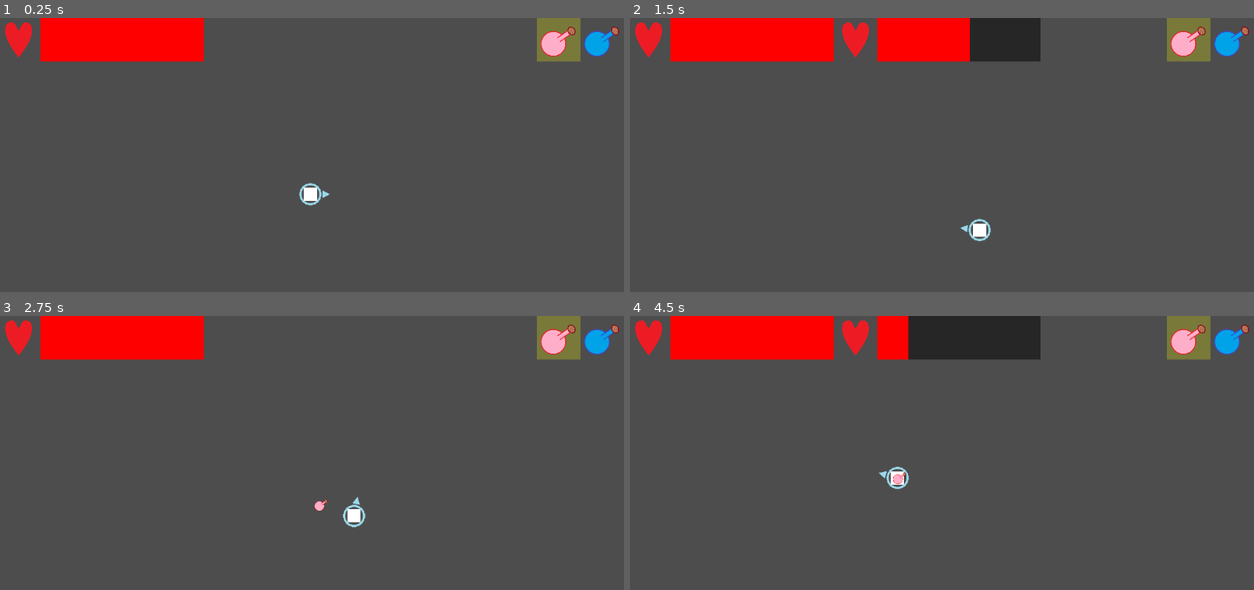
Above: before the commit, frames 1-4 (two rows, left to right).
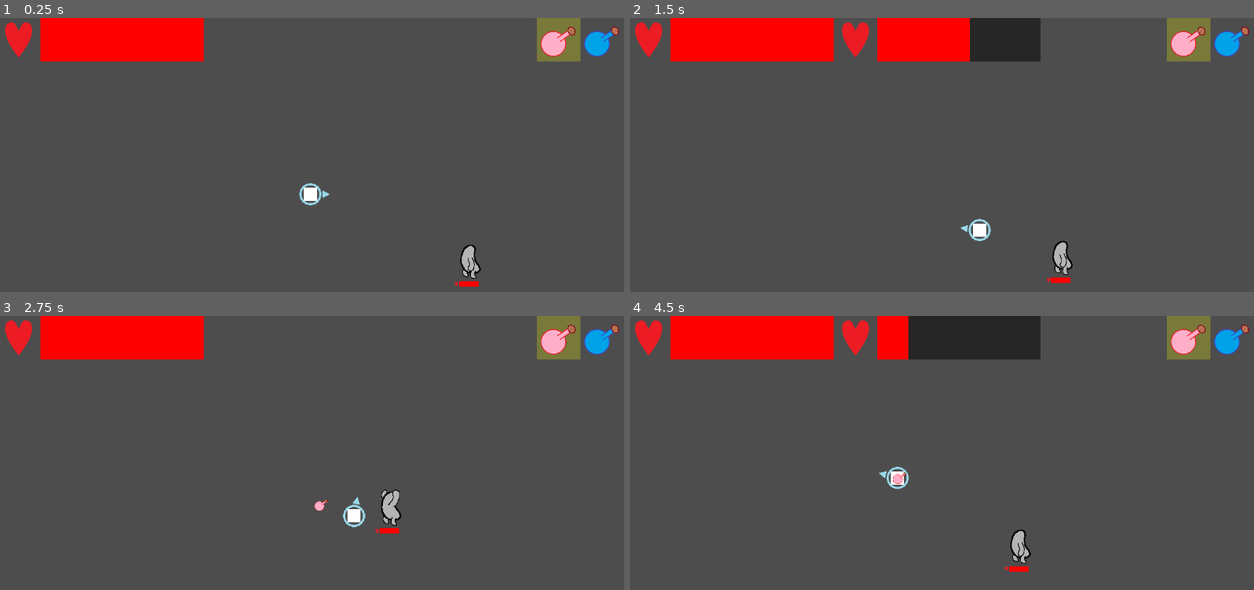
Above: after the commit, the same moments.

Repository: K-O-META/alchemy-prot-2
Game: Godot game, scene res://Stages/Arena 0/arena_0.tscn
The game is run twice, just before and just after one commit, with the same random seed, the same clock (stepped at 60 frames per second) and the same inputs.
Inputs (mouse positions are in pixels of both pictures, inside the frame that each line leads up to):
- Up to frame 1 (0.25 s): no input
- Up to frame 2 (1.5 s): move the mouse to (1079, 176) at 0.52 s; hold D (move_right) 0.53-1.28 s; tap Space (dash) at 0.6, 1.35 s; move the mouse to (817, 212) at 1.27 s; hold S (move_down) from 1.28 s (still down)
- Up to frame 3 (2.75 s): move the mouse to (374, 414) at 2.02 s; release S (move_down) at 2.03 s; hold D (move_right) from 2.03 s (still down); click (374, 414) at 2.1 s; tap Space (dash) at 2.3 s
- Up to frame 4 (4.5 s): move the mouse to (910, 562) at 2.77 s; release D (move_right) at 2.78 s; hold W (move_up) 2.78-3.53 s; tap Space (dash) at 2.85, 3.6 s; move the mouse to (1129, 546) at 3.52 s; hold A (move_left) from 3.53 s (still down); move the mouse to (754, 439) at 4.27 s; click (754, 439) at 4.35 s

The runs differ from the first frame. In frame 1, 0.3% of the frame differs, in the area x 72-78%, y 82-99%; in frame 2, 0.3%; in frame 3, 0.4%, in the area x 60-65%, y 63-80%; in frame 4, 0.4%.

Commit message:
Add State Machine for Golem

Diff:
--- /dev/null
+++ b/Entities/Components/AttackComponent/attack_component.tscn
@@ -0,0 +1,3 @@
+[gd_scene format=3 uid="uid://8fralk05u1st"]
+
+[node name="AttackComponent" type="Node2D"]
--- a/Entities/Components/BarsComponent/bars_component.gd
+++ b/Entities/Components/BarsComponent/bars_component.gd
@@ -1,20 +1,27 @@
 class_name BarsComponent extends Control
 
 @onready var vbox_container: VBoxContainer = $VBoxContainer
-@onready var health_bar := load("res://Entities/Components/BarsComponent/health_bar.tscn")
-@onready var dash_bar := load("res://Entities/Components/BarsComponent/dash_bar.tscn")
+@onready var health_bar_scene := load("res://Entities/Components/BarsComponent/health_bar.tscn")
+@onready var dash_bar_scene := load("res://Entities/Components/BarsComponent/dash_bar.tscn")
 
-"""func add_bar(bar_type: Enums.BARS) -> void:
+var health_bar: Control
+
+func _ready() -> void:
+	if get_parent() is not Player:
+		health_bar = add_bar(Enums.Bars.HEALTH)
+
+func add_bar(bar_type: Enums.Bars) -> Control:
 	var new_bar
 	match bar_type:
-		Enums.BARS.HEALTH:
-			new_bar = health_bar.instantiate()
-		Enums.BARS.DASH:
-			new_bar = dash_bar.instantiate()
+		Enums.Bars.HEALTH:
+			new_bar = health_bar_scene.instantiate()
+		Enums.Bars.DASH:
+			new_bar = dash_bar_scene.instantiate()
 		_:
 			print("ERROR: WRONG BAR_TYPE")
 			return
-	vbox_container.add_child(new_bar)"""
+	vbox_container.add_child(new_bar)
+	return new_bar
 
 func remove_bar() -> void:
 	pass
--- a/Entities/Components/BarsComponent/bars_component.tscn
+++ b/Entities/Components/BarsComponent/bars_component.tscn
@@ -1,6 +1,5 @@
-[gd_scene load_steps=3 format=3 uid="uid://d37ljmm4j7bp7"]
+[gd_scene load_steps=2 format=3 uid="uid://d37ljmm4j7bp7"]
 
-[ext_resource type="PackedScene" uid="uid://cmbdnseeinh4o" path="res://Entities/Components/BarsComponent/health_bar.tscn" id="1_6ah1g"]
 [ext_resource type="Script" uid="uid://csdunxghjvbta" path="res://Entities/Components/BarsComponent/bars_component.gd" id="1_fs3ln"]
 
 [node name="BarsComponent" type="Control"]
@@ -15,10 +14,7 @@
 anchor_left = 0.5
 anchor_right = 0.5
 offset_left = -38.0
-offset_top = 40.0
+offset_top = 60.0
 offset_right = 38.0
-offset_bottom = 56.0
+offset_bottom = 76.0
 grow_horizontal = 2
-
-[node name="HealthBar" parent="VBoxContainer" instance=ExtResource("1_6ah1g")]
-layout_mode = 2
--- a/Entities/Components/Health Component/health_component.gd
+++ b/Entities/Components/Health Component/health_component.gd
@@ -1,13 +1,18 @@
 class_name HealthComponent extends Node2D
 
 @export var max_health: int = 100
-var current_health: int = 100
-@export var health_bar: Control
+var current_health: int
+var health_bar: Control
+@export var bars_component: BarsComponent
 
 func _ready() -> void:
-	var parent = get_parent()
-	if parent is Player:
-		health_bar = parent.health_bar
+	if get_parent() is Player:
+		health_bar = get_parent().health_bar
+	else:
+		health_bar = bars_component.health_bar
+
+	current_health = max_health
+	health_bar.init(max_health, current_health)
 
 func take_damage(essence: Enums.Essences, amount: int) -> void:
 	if has_node("ReactionComponent"):
--- /dev/null
+++ b/Entities/Components/InventoryComponent/inventory_component.tscn
@@ -0,0 +1,3 @@
+[gd_scene format=3 uid="uid://de65c1cmld2w6"]
+
+[node name="InventoryComponent" type="Node2D"]
--- /dev/null
+++ b/Entities/Enemies/Golem/StateMachine/attacking_state.gd
@@ -0,0 +1,16 @@
+extends GolemState
+class_name AttackingState
+
+var attack_timer := 0.5
+
+func enter():
+	golem.texture_rect.texture = golem.textures_array[2]
+	attack_timer = 0.5
+
+func update(delta):
+	attack_timer -= delta
+	if attack_timer <= 0:
+		get_parent().change_state(get_parent().moving_state)
+
+func exit():
+	pass
--- /dev/null
+++ b/Entities/Enemies/Golem/StateMachine/golem_state.gd
@@ -0,0 +1,13 @@
+extends Node2D
+class_name GolemState
+
+var golem: GolemTemplate
+
+func enter():
+	pass
+
+func update(_delta: float):
+	pass
+
+func exit():
+	pass
--- /dev/null
+++ b/Entities/Enemies/Golem/StateMachine/golem_state_machine.gd
@@ -0,0 +1,25 @@
+extends Node2D
+
+class_name GolemStateMachine
+
+var current_state: GolemState
+@onready var moving_state = $MovingState
+@onready var preparing_state = $PreparingState
+@onready var attacking_state = $AttackingState
+@onready var golem: GolemTemplate
+
+func _process(delta) -> void:
+	if current_state:
+		current_state.update(delta)
+
+func change_state(new_state: GolemState) -> void:
+	if current_state:
+		current_state.exit()
+	current_state = new_state
+	current_state.enter()
+
+func init(golem_t: GolemTemplate) -> void:
+	golem = golem_t
+	for state in get_children():
+		state.golem = golem
+	change_state(moving_state)
--- /dev/null
+++ b/Entities/Enemies/Golem/StateMachine/golem_state_machine.tscn
@@ -0,0 +1,18 @@
+[gd_scene load_steps=5 format=3 uid="uid://b8w1jtfldeiqj"]
+
+[ext_resource type="Script" uid="uid://btdkvv8taelxh" path="res://Entities/Enemies/Golem/StateMachine/moving_state.gd" id="1_hbwoo"]
+[ext_resource type="Script" uid="uid://cw8lhu0mweoul" path="res://Entities/Enemies/Golem/StateMachine/golem_state_machine.gd" id="1_opfrx"]
+[ext_resource type="Script" uid="uid://ddxgc6ljbchqc" path="res://Entities/Enemies/Golem/StateMachine/preparing_state.gd" id="2_opfrx"]
+[ext_resource type="Script" uid="uid://cb0vs6go3se01" path="res://Entities/Enemies/Golem/StateMachine/attacking_state.gd" id="3_7gc5o"]
+
+[node name="GolemStateMachine" type="Node2D"]
+script = ExtResource("1_opfrx")
+
+[node name="MovingState" type="Node2D" parent="."]
+script = ExtResource("1_hbwoo")
+
+[node name="PreparingState" type="Node2D" parent="."]
+script = ExtResource("2_opfrx")
+
+[node name="AttackingState" type="Node2D" parent="."]
+script = ExtResource("3_7gc5o")
--- /dev/null
+++ b/Entities/Enemies/Golem/StateMachine/moving_state.gd
@@ -0,0 +1,20 @@
+extends GolemState
+class_name MovingState
+
+var move_timer := 0.0
+
+func enter():
+	golem.texture_rect.texture = golem.textures_array[0]
+	move_timer = 2.0
+
+func update(delta):
+	var angle = randf_range(0.0, TAU)
+	var random_variation = Vector2(cos(angle), sin(angle)) * randi_range(0, 100)
+	golem.position += random_variation * delta
+
+	move_timer -= delta
+	if move_timer <= 0:
+		get_parent().change_state(get_parent().preparing_state)
+
+func exit():
+	pass
--- /dev/null
+++ b/Entities/Enemies/Golem/StateMachine/preparing_state.gd
@@ -0,0 +1,16 @@
+extends GolemState
+class_name PreparingState
+
+var prep_timer := 1.0
+
+func enter():
+	golem.texture_rect.texture = golem.textures_array[1]
+	prep_timer = 1.0
+
+func update(delta):
+	prep_timer -= delta
+	if prep_timer <= 0:
+		get_parent().change_state(get_parent().attacking_state)
+
+func exit():
+	pass
--- /dev/null
+++ b/Entities/Enemies/Golem/golem_template.gd
@@ -0,0 +1,21 @@
+class_name GolemTemplate extends CharacterBody2D
+
+# STATE MACHINE
+@onready var state_machine = $GolemStateMachine
+@onready var texture_rect: TextureRect = $TextureRect
+@onready var textures_array: Array[Texture2D] = [
+	load("res://Entities/Enemies/Golem/golem_grey_moving.png"),
+	load("res://Entities/Enemies/Golem/golem_grey_preparing.png"),
+	load("res://Entities/Enemies/Golem/golem_grey_attacking.png")]
+
+@onready var health_component: Node2D = $HealthComponent
+
+func _ready():
+	state_machine.init(self)
+
+# TAKING DAMAGE
+func take_damage(essence: Enums.Essences, damage: int) -> void:
+	# Placeholder for damage logic
+	if health_component:
+		health_component.take_damage(essence, damage)
+		print(health_component.max_health, health_component.current_health)
--- /dev/null
+++ b/Entities/Enemies/Golem/golem_template.tscn
@@ -0,0 +1,50 @@
+[gd_scene load_steps=10 format=3 uid="uid://c5w7crlrxmapn"]
+
+[ext_resource type="Texture2D" uid="uid://cy7xcb7ql5oxo" path="res://Entities/Enemies/Golem/golem_grey_moving.png" id="1_e8hd8"]
+[ext_resource type="Script" uid="uid://dxkxx3n0pjb6p" path="res://Entities/Enemies/Golem/golem_template.gd" id="1_k5nlr"]
+[ext_resource type="PackedScene" uid="uid://d37ljmm4j7bp7" path="res://Entities/Components/BarsComponent/bars_component.tscn" id="1_sdkkf"]
+[ext_resource type="PackedScene" uid="uid://ckx3075i88n3p" path="res://Entities/Components/Health Component/health_component.tscn" id="2_i8ld4"]
+[ext_resource type="PackedScene" uid="uid://de65c1cmld2w6" path="res://Entities/Components/InventoryComponent/inventory_component.tscn" id="3_a5b28"]
+[ext_resource type="PackedScene" uid="uid://b8w1jtfldeiqj" path="res://Entities/Enemies/Golem/StateMachine/golem_state_machine.tscn" id="4_dq6tl"]
+[ext_resource type="PackedScene" uid="uid://8fralk05u1st" path="res://Entities/Components/AttackComponent/attack_component.tscn" id="5_m2eg3"]
+[ext_resource type="PackedScene" uid="uid://cn1v1yga5oq8u" path="res://Entities/Components/ReactionComponent/reaction_component.tscn" id="6_k5nlr"]
+
+[sub_resource type="CircleShape2D" id="CircleShape2D_e8hd8"]
+radius = 48.28
+
+[node name="GolemTemplate" type="CharacterBody2D"]
+script = ExtResource("1_k5nlr")
+
+[node name="CollisionShape2D" type="CollisionShape2D" parent="."]
+position = Vector2(13, 0)
+shape = SubResource("CircleShape2D_e8hd8")
+
+[node name="TextureRect" type="TextureRect" parent="."]
+custom_minimum_size = Vector2(64, 64)
+anchors_preset = 8
+anchor_left = 0.5
+anchor_top = 0.5
+anchor_right = 0.5
+anchor_bottom = 0.5
+offset_left = -64.0
+offset_top = -64.0
+offset_right = 448.0
+offset_bottom = 448.0
+grow_horizontal = 2
+grow_vertical = 2
+scale = Vector2(0.25, 0.25)
+texture = ExtResource("1_e8hd8")
+
+[node name="BarsComponent" parent="." instance=ExtResource("1_sdkkf")]
+
+[node name="HealthComponent" parent="." node_paths=PackedStringArray("bars_component") instance=ExtResource("2_i8ld4")]
+max_health = 10
+bars_component = NodePath("../BarsComponent")
+
+[node name="ReactionComponent" parent="HealthComponent" instance=ExtResource("6_k5nlr")]
+
+[node name="InventoryComponent" parent="." instance=ExtResource("3_a5b28")]
+
+[node name="AttackComponent" parent="." instance=ExtResource("5_m2eg3")]
+
+[node name="GolemStateMachine" parent="." instance=ExtResource("4_dq6tl")]
--- a/Entities/Enemies/enemy_template.tscn
+++ b/Entities/Enemies/enemy_template.tscn
@@ -1,4 +1,10 @@
-[gd_scene format=3 uid="uid://tk35ol1rnprr"]
+[gd_scene load_steps=6 format=3 uid="uid://tk35ol1rnprr"]
+
+[ext_resource type="PackedScene" uid="uid://d37ljmm4j7bp7" path="res://Entities/Components/BarsComponent/bars_component.tscn" id="1_tsfe4"]
+[ext_resource type="PackedScene" uid="uid://ckx3075i88n3p" path="res://Entities/Components/Health Component/health_component.tscn" id="2_ch1hh"]
+[ext_resource type="PackedScene" uid="uid://de65c1cmld2w6" path="res://Entities/Components/InventoryComponent/inventory_component.tscn" id="3_ch1hh"]
+[ext_resource type="PackedScene" uid="uid://b8w1jtfldeiqj" path="res://Entities/Enemies/Golem/StateMachine/golem_state_machine.tscn" id="4_1jr8p"]
+[ext_resource type="PackedScene" uid="uid://8fralk05u1st" path="res://Entities/Components/AttackComponent/attack_component.tscn" id="5_7gm0s"]
 
 [node name="EnemyTemplate" type="Node2D"]
 
@@ -15,3 +21,13 @@
 [node name="Attacking" type="TextureRect" parent="Textures"]
 offset_right = 40.0
 offset_bottom = 40.0
+
+[node name="BarsComponent" parent="." instance=ExtResource("1_tsfe4")]
+
+[node name="HealthComponent" parent="." instance=ExtResource("2_ch1hh")]
+
+[node name="InventoryComponent" parent="." instance=ExtResource("3_ch1hh")]
+
+[node name="MovingStateMachine" parent="." instance=ExtResource("4_1jr8p")]
+
+[node name="AttackComponent" parent="." instance=ExtResource("5_7gm0s")]
--- a/Entities/Player/player.gd
+++ b/Entities/Player/player.gd
@@ -96,7 +96,6 @@
 # TAKING DAMAGE
 func take_damage(essence: Enums.Essences, damage: int) -> void:
 	# Placeholder for damage logic
-	print("Player took damage: ")
 	placeholder_blink_red()
 	if health_component:
 		health_component.take_damage(essence, damage)
--- a/Stages/Arena 0/arena_0.tscn
+++ b/Stages/Arena 0/arena_0.tscn
@@ -1,7 +1,8 @@
-[gd_scene load_steps=3 format=3 uid="uid://cej5lt2h6rhds"]
+[gd_scene load_steps=4 format=3 uid="uid://cej5lt2h6rhds"]
 
 [ext_resource type="PackedScene" uid="uid://kl20xfrkayqy" path="res://Entities/Player/player.tscn" id="1_g50xq"]
 [ext_resource type="PackedScene" uid="uid://nwjvkualnd0m" path="res://Utilities/UI/ui.tscn" id="2_3h73k"]
+[ext_resource type="PackedScene" uid="uid://c5w7crlrxmapn" path="res://Entities/Enemies/Golem/golem_template.tscn" id="3_t6hbu"]
 
 [node name="Arena0" type="Node2D"]
 
@@ -13,6 +14,9 @@
 [node name="UI" parent="CanvasLayer" node_paths=PackedStringArray("player") instance=ExtResource("2_3h73k")]
 player = NodePath("../../Player")
 
+[node name="GolemTemplate" parent="." instance=ExtResource("3_t6hbu")]
+position = Vector2(475, 205)
+
 [editable path="CanvasLayer/UI"]
 [editable path="CanvasLayer/UI/HealthBar"]
 [editable path="CanvasLayer/UI/DashBar"]
--- a/Utilities/enums.gd
+++ b/Utilities/enums.gd
@@ -7,4 +7,6 @@
 
 enum Statuses { BURN, FREEZE, STUN, BLEED }
 
-enum BARS {HEALTH, DASH }
+enum Bars {HEALTH, DASH }
+
+#enum EnemyStates { WALKING, PREPARING, ATACKING }
Not shown, added: Entities/Enemies/Golem/StateMachine/attacking_state.gd.uid
Not shown, added: Entities/Enemies/Golem/StateMachine/golem_state.gd.uid
Not shown, added: Entities/Enemies/Golem/StateMachine/golem_state_machine.gd.uid
Not shown, added: Entities/Enemies/Golem/StateMachine/moving_state.gd.uid
Not shown, added: Entities/Enemies/Golem/StateMachine/preparing_state.gd.uid
Binary file added: Entities/Enemies/Golem/golem_grey_attacking.png
Not shown, added: Entities/Enemies/Golem/golem_grey_attacking.png.import
Binary file added: Entities/Enemies/Golem/golem_grey_moving.png
Not shown, added: Entities/Enemies/Golem/golem_grey_moving.png.import
Binary file added: Entities/Enemies/Golem/golem_grey_preparing.png
Not shown, added: Entities/Enemies/Golem/golem_grey_preparing.png.import
Not shown, added: Entities/Enemies/Golem/golem_template.gd.uid
